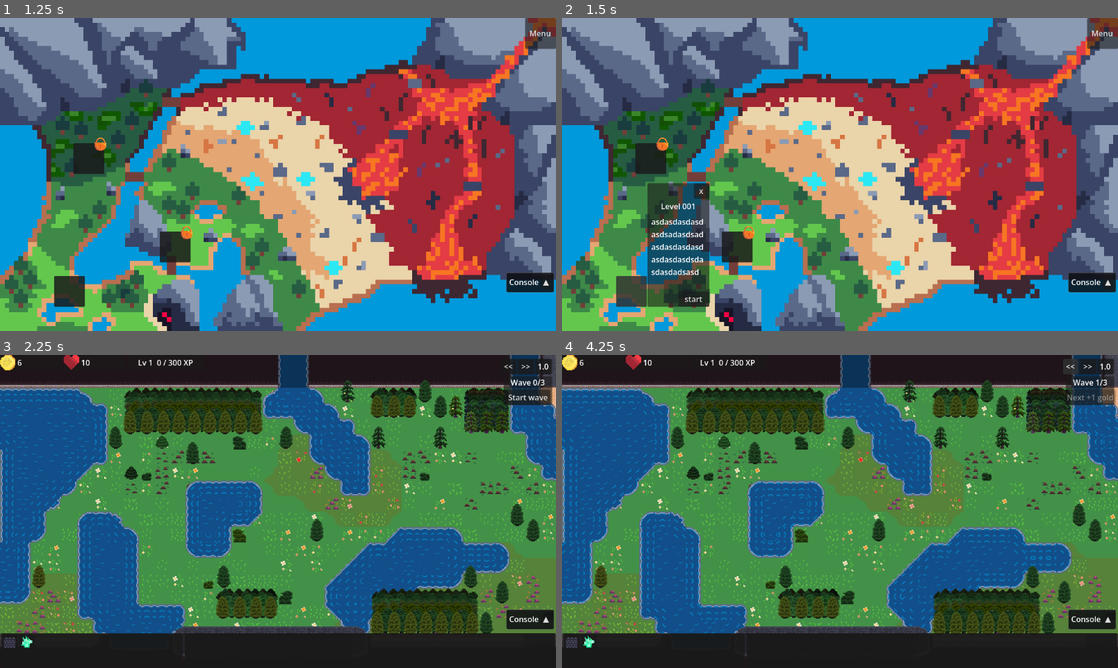
Above: before the commit, frames 1-4 (two rows, left to right).
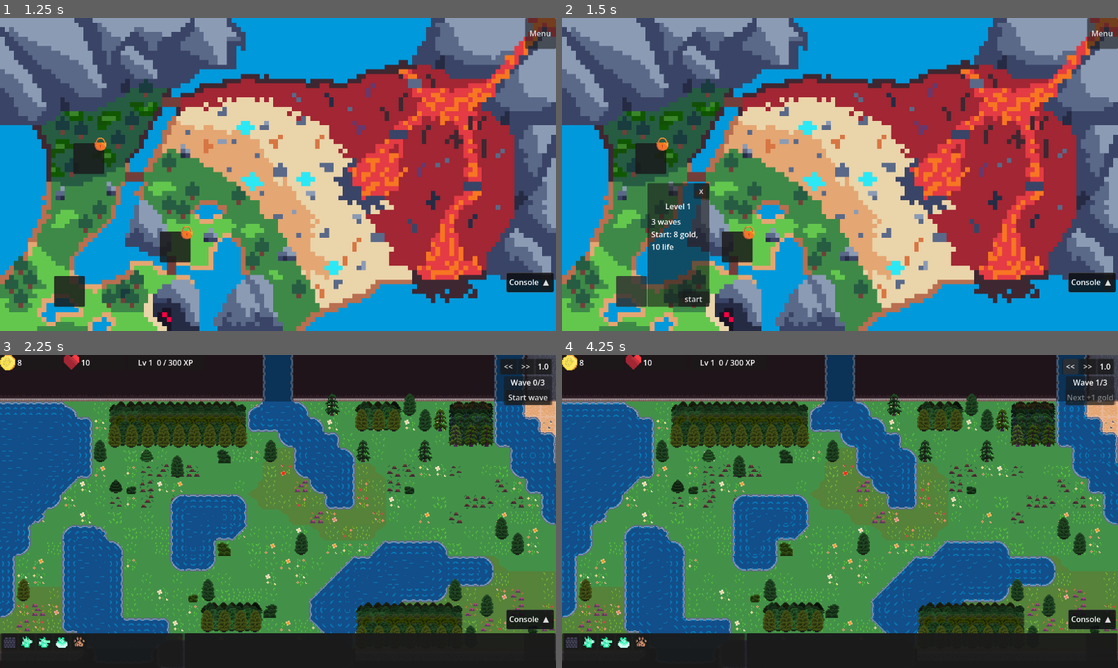
Above: after the commit, the same moments.

Repository: VelluVu/tower_def
Game: Godot game, scene res://scenes/main.tscn
The game is run twice, just before and just after one commit, with the same random seed, the same clock (stepped at 60 frames per second) and the same inputs. The engine's default icon, where the game draws it, is replaced by a stand-in: a white triangle on a blue panel in a dark square.
Inputs (mouse positions are in pixels of both pictures, inside the frame that each line leads up to):
- Up to frame 1 (1.25 s): click "Start New Game" at 0.5 s
- Up to frame 2 (1.5 s): click (628, 290) at 1.27 s
- Up to frame 3 (2.25 s): click "start" at 2 s
- Up to frame 4 (4.25 s): click "Start wave" at 2.75 s; click "<<" at 3.5 s

Frame 1 is identical in both runs. In frame 2, 0.6% of the frame differs, in the area x 16-26%, y 59-83%; in frame 3, 37%; in frame 4, 37%, in the area x 0-100%, y 0-100%.

Commit message:
Playable game loop: all towers, retry, win screen, start gold
- Every building is available in every level (design decision).
- Lose and level-complete screens get Retry / Play Again; the last level
  shows a win message. Progress is saved on level_completed.
- World map tooltip shows waves and start gold/life from LevelData.
- The camera starts centred on the spawners and the castle.
- First-pass start gold 8 / 8 / 12 and a lighter level 3 wave 1, checked
  by playing each level with a Bolter-only build.

Co-Authored-By: Claude Opus 5.5 <noreply@anthropic.com>

Diff:
--- a/scenes/camera/game_camera.gd
+++ b/scenes/camera/game_camera.gd
@@ -20,6 +20,10 @@
 @export var zoom_min = Vector2(1, 1)
 @export var zoom_max = Vector2(5,5)
 @export var pan_speed_scale : float = 20.0
+## Space kept around the spawners and end points when a level starts, in world pixels.
+@export var level_frame_margin : float = 48.0
+## The start view zooms out to fit the path, but never closer than this.
+@export var level_frame_max_zoom : float = 2.0
 
 var zoom_in : float = 1.1
 var zoom_out : float = 0.9
@@ -159,4 +163,23 @@
 	limit_top = -bg_size_y_rounded
 	limit_right = bg_size_x_rounded
 	limit_bottom = bg_size_y_rounded
+	_frame_level(level.get_path_bounds())
 	current_mode = CameraMode.Free
+
+
+## Starts the level with the spawners and the end points in view.
+func _frame_level(bounds : Rect2) -> void:
+	var framed : Rect2 = bounds.grow(level_frame_margin)
+	var viewport_size : Vector2 = get_viewport_rect().size
+	var fit : float = minf(viewport_size.x / framed.size.x, viewport_size.y / framed.size.y)
+	#whole zoom steps keep the 16 px pixel art even
+	var start_zoom : float = clampf(floorf(fit), zoom_min.x, level_frame_max_zoom)
+	zoom = Vector2.ONE * start_zoom
+	zoom_target_position = zoom
+
+	var viewport_half : Vector2 = viewport_size * 0.5 / zoom
+	var limit_min : Vector2 = Vector2(limit_left + viewport_half.x, limit_top + viewport_half.y)
+	var limit_max : Vector2 = Vector2(limit_right - viewport_half.x, limit_bottom - viewport_half.y)
+	global_position = framed.get_center().clamp(limit_min, limit_max)
+	move_target_position = global_position
+	pan_lerp_target_pos = global_position
--- a/scenes/level/level.gd
+++ b/scenes/level/level.gd
@@ -301,13 +301,29 @@
 
 	player_stats.gold = level_data.starting_gold
 	player_stats.life = level_data.starting_life
+	wave_runner.setup(level_data.waves, _get_spawners())
+
+
+## The area the enemies cross: every spawner and end point, for framing the camera.
+func get_path_bounds() -> Rect2:
+	var bounds : Rect2 = Rect2(end_point.global_position, Vector2.ZERO)
+
+	for spawner in _get_spawners():
+		bounds = bounds.expand(spawner.global_position)
+		if spawner.end_point != null:
+			bounds = bounds.expand(spawner.end_point.global_position)
+
+	return bounds
+
+
+func _get_spawners() -> Array[Spawner]:
 	var spawners : Array[Spawner] = []
 
 	for node in get_tree().get_nodes_in_group(GroupNames.SPAWNER):
 		if node is Spawner and is_ancestor_of(node):
 			spawners.append(node)
 
-	wave_runner.setup(level_data.waves, spawners)
+	return spawners
 
 
 func _on_start_wave_pressed() -> void:
--- a/scenes/level/level_data/level_001_data.tres
+++ b/scenes/level/level_data/level_001_data.tres
@@ -8,6 +8,6 @@
 
 [resource]
 script = ExtResource("1_level")
-starting_gold = 6.0
+starting_gold = 8.0
 starting_life = 10.0
 waves = Array[ExtResource("0_wave")]([ExtResource("2_w1"), ExtResource("3_w2"), ExtResource("4_w3")])
--- a/scenes/level/level_data/level_002_data.tres
+++ b/scenes/level/level_data/level_002_data.tres
@@ -8,6 +8,6 @@
 
 [resource]
 script = ExtResource("1_level")
-starting_gold = 6.0
+starting_gold = 8.0
 starting_life = 10.0
 waves = Array[ExtResource("0_wave")]([ExtResource("2_w1"), ExtResource("3_w2"), ExtResource("4_w3")])
--- a/scenes/level/level_data/level_003_data.tres
+++ b/scenes/level/level_data/level_003_data.tres
@@ -8,6 +8,6 @@
 
 [resource]
 script = ExtResource("1_level")
-starting_gold = 6.0
+starting_gold = 12.0
 starting_life = 10.0
 waves = Array[ExtResource("0_wave")]([ExtResource("2_w1"), ExtResource("3_w2"), ExtResource("4_w3")])
--- a/scenes/level/level_data/level_data.gd
+++ b/scenes/level/level_data/level_data.gd
@@ -3,6 +3,8 @@
 
 #everything about a level that is not the map, the map stays in the level .tscn
 
+## Shown on the world map; empty shows "Level N".
+@export var level_name : String = ""
 @export var starting_gold : float = 6.0
 @export var starting_life : float = 10.0
 @export var waves : Array[WaveData] = []
--- a/scenes/level/level_data/waves/level_003_wave_1.tres
+++ b/scenes/level/level_data/waves/level_003_wave_1.tres
@@ -7,8 +7,8 @@
 [sub_resource type="Resource" id="Resource_group1"]
 script = ExtResource("2_group")
 enemy_scene = ExtResource("3_enemy")
-count = 15
-interval = 3.0
+count = 10
+interval = 4.0
 spawner_id = 1
 
 [resource]
--- a/scenes/main.gd
+++ b/scenes/main.gd
@@ -33,6 +33,7 @@
 	GameSignals.level_completed.connect(_on_level_completed)
 	GameSignals.lose_game.connect(_on_lose_level)
 	UISignals.continue_next_level_pressed.connect(_on_continue_next_level_pressed)
+	UISignals.retry_level_pressed.connect(_on_retry_level_pressed)
 	UISignals.start_level_button_pressed.connect(_on_start_level_pressed)
 	UISignals.start_game.connect(_on_start_new_game)
 	UISignals.continue_last_save.connect(_on_continue_game)
@@ -56,10 +57,19 @@
 
 
 func _on_continue_next_level_pressed() -> void:
-	#unlocks the level after the cleared one; replaying an earlier level never lowers or skips progress
-	PlayerProgress.level_progress = scene_manager.current_level_number + 1
-	PlayerProgress.save_progress()
 	ui.load_game_world_map(false)
+
+
+func _on_retry_level_pressed() -> void:
+	var level_number : int = scene_manager.current_level_number
+	var old_level : Node = scene_manager.current_level
+	ui.unload_level()
+
+	#the old level emits game_stop when it leaves the tree, which would unhook the new level's builder
+	if is_instance_valid(old_level) and old_level.is_inside_tree():
+		await old_level.tree_exited
+
+	scene_manager.load_level_by_number(level_number, self)
 
 
 func _on_level_loaded(_level : Level) -> void:
@@ -68,6 +78,9 @@
 
 func _on_level_completed(_level : Level) -> void:
 	reset_time_scale()
+	#unlocks the level after the cleared one; replaying an earlier level never lowers or skips progress
+	PlayerProgress.level_progress = scene_manager.current_level_number + 1
+	PlayerProgress.save_progress()
 
 
 func _on_lose_level() -> void:
--- a/scenes/scene_manager/scene_manager.gd
+++ b/scenes/scene_manager/scene_manager.gd
@@ -64,6 +64,16 @@
 	return null
 
 
+func get_last_level_number() -> int:
+	var last : int = 0
+
+	for level in level_scenes:
+		var level_name : String = _remove_ending_after_marking_from_file_name(level.get_path(), SLASH, ENDING_CHAR_COUNT)
+		last = maxi(last, _get_level_number_from_level_name(level_name))
+
+	return last
+
+
 func is_in_level() -> bool:
 	return current_level != null
 
--- a/scenes/ui/game_world_map/game_world_map.tscn
+++ b/scenes/ui/game_world_map/game_world_map.tscn
@@ -110,7 +110,7 @@
 custom_minimum_size = Vector2(112, 152)
 layout_mode = 2
 size_flags_vertical = 1
-text = "asdasdasdasdasdsadasdsadasdasdasdasdasdasdasdsdasdasdadsasd"
+text = ""
 autowrap_mode = 3
 
 [node name="LockTexture" type="TextureRect" parent="MarginContainer/Map/Level_001"]
@@ -208,7 +208,7 @@
 custom_minimum_size = Vector2(112, 152)
 layout_mode = 2
 size_flags_vertical = 1
-text = "asdasdasdasdasdsadasdsadasdasdasdasdasdasdasdsdasdasdadsasd"
+text = ""
 autowrap_mode = 3
 
 [node name="LockTexture" type="TextureRect" parent="MarginContainer/Map/Level_002"]
@@ -306,7 +306,7 @@
 custom_minimum_size = Vector2(112, 152)
 layout_mode = 2
 size_flags_vertical = 1
-text = "asdasdasdasdasdsadasdsadasdasdasdasdasdasdasdsdasdasdadsasd"
+text = ""
 autowrap_mode = 3
 
 [node name="LockTexture" type="TextureRect" parent="MarginContainer/Map/Level_003"]
--- a/scenes/ui/game_world_map/map_level_element.gd
+++ b/scenes/ui/game_world_map/map_level_element.gd
@@ -4,11 +4,19 @@
 
 signal is_selected(MapLevelElement)
 
+const LEVEL_DATA_PATH_FORMAT : String = "res://scenes/level/level_data/level_%03d_data.tres"
+const DEFAULT_NAME_FORMAT : String = "Level %d"
+const INFO_FORMAT : String = "%d waves
+Start: %d gold, %d life"
+const MISSING_LEVEL_DATA_WARNING : String = "No level data for map level %d at %s"
+
 @onready var tooltip : Panel = $Tooltip
 @onready var start_button : Button = $Tooltip/StartButton
 @onready var close_button : Button = $Tooltip/CloseButton
 @onready var select_button : Button = $SelectButton
 @onready var lock_texture : TextureRect = $LockTexture
+@onready var name_label : Label = $Tooltip/InfoMarginContainer/VBoxContainer/LevelName
+@onready var info_label : Label = $Tooltip/InfoMarginContainer/VBoxContainer/LevelInfo
 
 @export var level_number : int = 1
 
@@ -25,6 +33,22 @@
 	start_button.pressed.connect(_on_start_button_pressed)
 	close_button.pressed.connect(_on_close_button_pressed)
 	select_button.pressed.connect(_on_select_button_pressed)
+	_show_level_info()
+
+
+func _show_level_info() -> void:
+	name_label.text = DEFAULT_NAME_FORMAT % level_number
+	var path : String = LEVEL_DATA_PATH_FORMAT % level_number
+
+	if not ResourceLoader.exists(path):
+		push_warning(MISSING_LEVEL_DATA_WARNING % [level_number, path])
+		info_label.text = ""
+		return
+
+	var data : LevelData = load(path) as LevelData
+	if not data.level_name.is_empty():
+		name_label.text = data.level_name
+	info_label.text = INFO_FORMAT % [data.waves.size(), data.starting_gold, data.starting_life]
 
 
 func _on_select_button_pressed() -> void:
--- a/scenes/ui/level_completed_menu/level_completed_menu.gd
+++ b/scenes/ui/level_completed_menu/level_completed_menu.gd
@@ -1,9 +1,24 @@
 class_name LevelCompletedMenu
 extends Control
 
-#should continue to game world map screen "level selection", instead straight to next level?
+const LEVEL_COMPLETED_TEXT : String = "Level Completed"
+const GAME_WON_TEXT : String = "All castles saved!
+You won the game."
+
+@onready var label : Label = $MarginContainer/VBoxContainer/Label
+
+
+## After the last level the menu tells the player the game is won.
+func show_result(is_last_level : bool) -> void:
+	label.text = GAME_WON_TEXT if is_last_level else LEVEL_COMPLETED_TEXT
+
+
 func _on_continue_button_pressed() -> void:
 	UISignals.continue_next_level_pressed.emit()
+
+
+func _on_retry_button_pressed() -> void:
+	UISignals.retry_level_pressed.emit()
 
 
 func _on_mouse_entered() -> void:
--- a/scenes/ui/level_completed_menu/level_completed_menu.tscn
+++ b/scenes/ui/level_completed_menu/level_completed_menu.tscn
@@ -46,6 +46,12 @@
 layout_mode = 2
 text = "Continue"
 
+[node name="RetryButton" type="Button" parent="MarginContainer/VBoxContainer"]
+custom_minimum_size = Vector2(128, 32)
+layout_mode = 2
+text = "Play Again"
+
 [connection signal="mouse_entered" from="." to="." method="_on_mouse_entered"]
 [connection signal="mouse_exited" from="." to="." method="_on_mouse_exited"]
 [connection signal="pressed" from="MarginContainer/VBoxContainer/ContinueButton" to="." method="_on_continue_button_pressed"]
+[connection signal="pressed" from="MarginContainer/VBoxContainer/RetryButton" to="." method="_on_retry_button_pressed"]
--- a/scenes/ui/lose_game_menu/lose_game_menu.gd
+++ b/scenes/ui/lose_game_menu/lose_game_menu.gd
@@ -6,6 +6,10 @@
 	UISignals.resign_level.emit()
 
 
+func _on_retry_button_pressed() -> void:
+	UISignals.retry_level_pressed.emit()
+
+
 func _on_mouse_entered() -> void:
 	UISignals.mouse_on_gui.emit(true)
 
--- a/scenes/ui/lose_game_menu/lose_game_menu.tscn
+++ b/scenes/ui/lose_game_menu/lose_game_menu.tscn
@@ -37,11 +37,17 @@
 horizontal_alignment = 1
 vertical_alignment = 1
 
+[node name="RetryButton" type="Button" parent="MarginContainer/VBoxContainer"]
+custom_minimum_size = Vector2(128, 32)
+layout_mode = 2
+text = "Retry"
+
 [node name="QuitButton" type="Button" parent="MarginContainer/VBoxContainer"]
 custom_minimum_size = Vector2(128, 32)
 layout_mode = 2
-text = "Quit"
+text = "World Map"
 
 [connection signal="mouse_entered" from="." to="." method="_on_mouse_entered"]
 [connection signal="mouse_exited" from="." to="." method="_on_mouse_exited"]
 [connection signal="pressed" from="MarginContainer/VBoxContainer/QuitButton" to="." method="_on_quit_button_pressed"]
+[connection signal="pressed" from="MarginContainer/VBoxContainer/RetryButton" to="." method="_on_retry_button_pressed"]
--- a/scenes/ui/ui.gd
+++ b/scenes/ui/ui.gd
@@ -41,10 +41,15 @@
 		scene_manager.load_scene_by_name(GAME_WORLD_MAP_SCENE_NAME, scene_manager.SceneType.UI, self)
 		return
 
+	unload_level()
+	scene_manager.load_scene_by_name(GAME_WORLD_MAP_SCENE_NAME, scene_manager.SceneType.UI, self)
+
+
+func unload_level() -> void:
 	scene_manager.unload_all_ui_scenes()
 	scene_manager.unload_current_level()
+	level_up_menu = null
 	GameSignals.game_pause.emit(false)
-	scene_manager.load_scene_by_name(GAME_WORLD_MAP_SCENE_NAME, scene_manager.SceneType.UI, self)
 
 
 func is_other_menus_open() -> bool:
@@ -77,7 +82,8 @@
 
 
 func _on_level_completed(_level : Level) -> void:
-	scene_manager.load_scene_by_name(LEVEL_COMPLETED_MENU_NAME, scene_manager.SceneType.UI, self)
+	var menu : LevelCompletedMenu = scene_manager.load_scene_by_name(LEVEL_COMPLETED_MENU_NAME, scene_manager.SceneType.UI, self)
+	menu.show_result(scene_manager.current_level_number >= scene_manager.get_last_level_number())
 
 
 func _on_upgrade_level_gained(new_level : int, cards : Array[UpgradeCard]) -> void:
--- a/scenes/ui_signals.gd
+++ b/scenes/ui_signals.gd
@@ -17,6 +17,7 @@
 
 signal game_play_interface_loaded()
 signal continue_next_level_pressed()
+signal retry_level_pressed()
 signal start_level_button_pressed(level_number : int)
 signal start_game()
 signal options()
--- a/scenes/unit/building/builder.gd
+++ b/scenes/unit/building/builder.gd
@@ -128,25 +128,16 @@
 
 
 func _on_game_interface_loaded() -> void:
-	_update_building_options_by_progress()
+	_update_building_options()
 	is_ready_to_build = true
 
 
-func _update_building_options_by_progress() -> void:
-	#the wall (id 0) is always available, every level progress unlocks one tower
-	var buildings_available : int = PlayerProgress.level_progress + 1
-
-	#there can be more levels than buildings
-	if buildings_available > buildings.size():
-		buildings_available = buildings.size()
-
+func _update_building_options() -> void:
+	#every building is available in every level; progress comes from upgrades, cards and talents
 	for element in buildings:
-		if element.id >= buildings_available:
-			break
-
 		UISignals.building_option_updated.emit(element.id, element.icon)
 
-	UISignals.buildings_updated.emit(buildings_available)
+	UISignals.buildings_updated.emit(buildings.size())
 
 
 func _on_game_stop() -> void:
Not shown, changed: .claude/skills/td_content/SKILL.md
Not shown, changed: .claude/skills/td_gameplay_patterns/SKILL.md
Not shown, changed: CLAUDE.md
Not shown, changed: docs/design/progression.md
